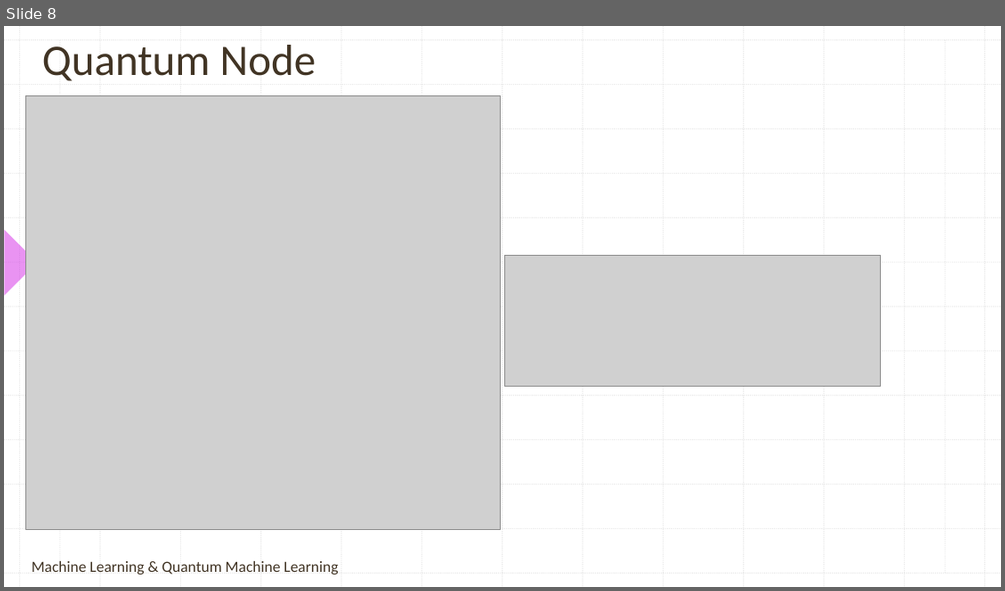
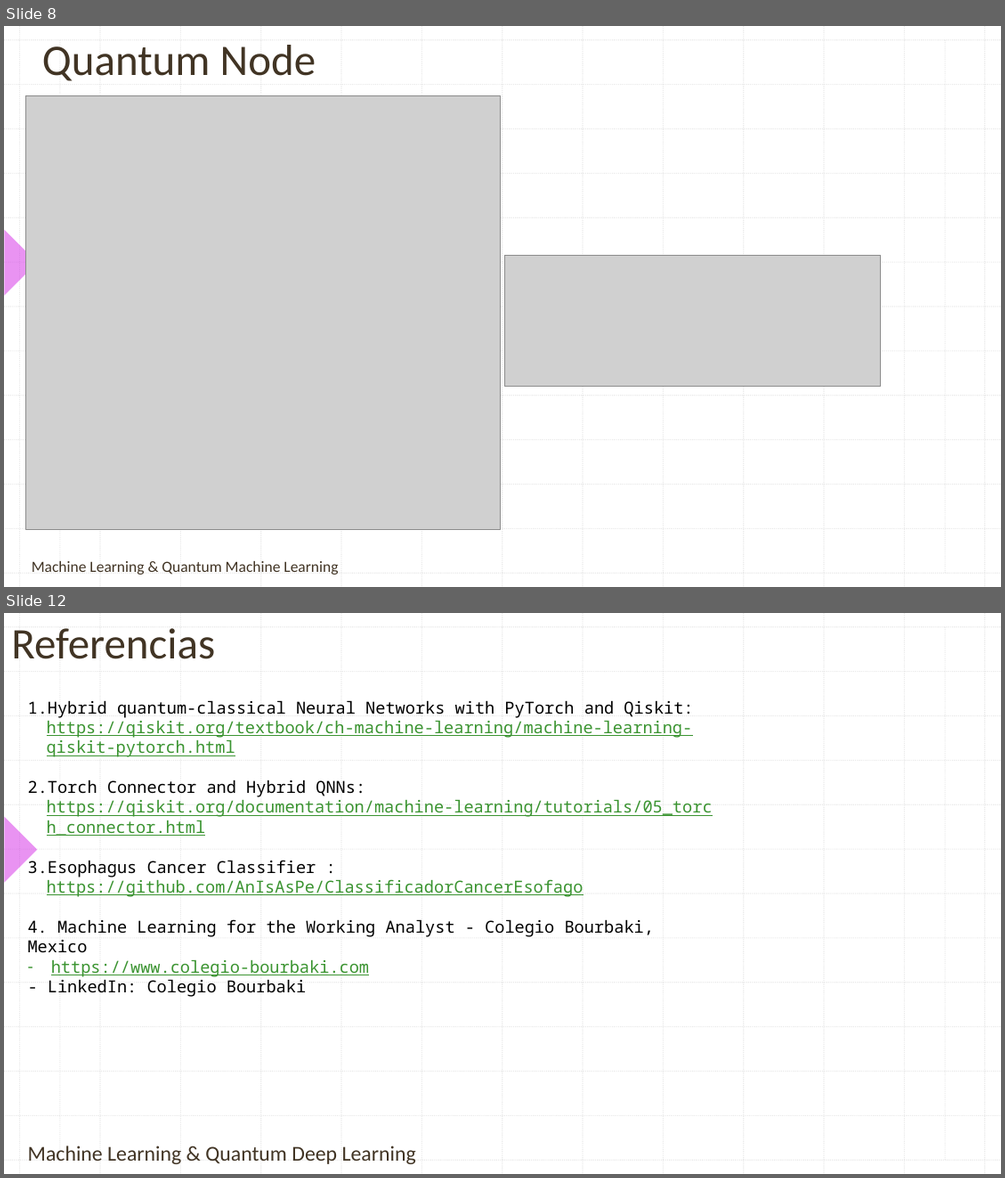
Before and after one commit to contepablod/QCNNCancerBinaryClassifier, a slide deck: Clasificador Cancerígeno por Imagenes.pptx. Shown one above the other, each under a label of ours: slide 8 before the commit, slides 8 and 12 after it; the slides between them are not shown. The pictures are 1005x591 and 1005x1178 pixels, drawn with LibreOffice and Linux fonts; fonts in the diff are those of the drawing; grey boxes stand for pictures; background and template pictures are left out. Boxes give left, top, right and bottom in pixels: in the first picture for what was removed or moved away, otherwise in the second. Text is boxed around its words. In the diff, an @@ line names an element or a change of style, - is before the commit and + after.

```diff
--- a/Clasificador Cancerígeno por Imagenes.pptx
+++ b/Clasificador Cancerígeno por Imagenes.pptx
@@ slide 12 added at bbox=[4, 613, 1001, 1174], background picture (left out); not listed: 29 template elements that a slide beside it also shows @@
@@ text added at bbox=[11, 628, 215, 659], 42 pt, text #413424 @@
+Referencias
@@ text added at bbox=[28, 700, 712, 977], 16 pt, text #3B9431, underline @@
+1. Hybrid quantum-classical Neural Networks with PyTorch and Qiskit: https://qiskit.org/textbook/ch-machine-learning/machine-learning-qiskit-pytorch.html
+2. Torch Connector and Hybrid QNNs: https://qiskit.org/documentation/machine-learning/tutorials/05_torch_connector.html
+3. Esophagus Cancer Classifier : https://github.com/AnIsAsPe/ClassificadorCancerEsofago
+4. Machine Learning for the Working Analyst - Colegio Bourbaki, Mexico
+– https://www.colegio-bourbaki.com
+- LinkedIn: Colegio Bourbaki
@@ text added at bbox=[28, 1145, 416, 1164], 20.4 pt, text #413424 @@
+Machine Learning & Quantum Deep Learning
```
Also in this commit, not shown: 2 slides changed, 1 other slide added.
